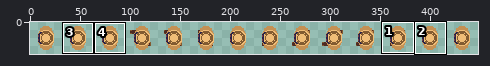
One commit to this sprite sheet: src/resources/wiseman.png. Above, an overview of the earlier version with the close-up marked.
Close-up. Before:
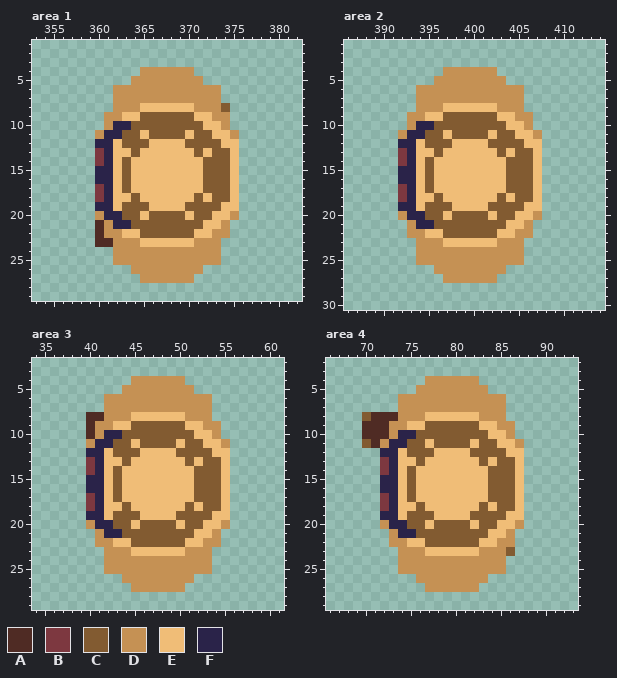
The file is 448x32 pixels. Shown: area 1: x 353..382, y 1..29; area 2: x 386..414, y 1..30; area 3: x 34..61, y 2..29; area 4: x 66..93, y 2..29. The commit also changed other parts of the picture, which this record leaves out.
Palette (. is transparent): A #4f2b24  B #7d3840  C #825b31  D #c59154  E #f0bd77  F #2a2349
Pixels before, area 1, first column x 360:
 4 .....DDDDDD.....
 5 ....DDDDDDDD....
 6 ..DDDDDDDDDDDD..
 7 ..DDDDDDDDDDDD..
 8 ..DDDEEEEEEDDDC.
 9 .DDEECCCCCCEEDD.
10 .DFFCCCCCCCCEED.
11 DFFCCECCCCECCEED
12 FFECCCEEEECCCCEE
13 BFEECEEEEEECECCE
14 BFECEEEEEEEECCCE
15 FFECEEEEEEEECCCE
16 FFECEEEEEEEECCCE
17 BFECEEEEEEEECCCE
18 BFEECEEEEEECECCE
19 FFECCCEEEECCCCEE
20 DFFCCECCCCECCEED
21 ADFFCCCCCCCCEED.
22 ADDEECCCCCCEEDD.
23 AADDDEEEEEEDDD..
24 ..DDDDDDDDDDDD..
25 ..DDDDDDDDDDDD..
26 ....DDDDDDDD....
27 .....DDDDDD.....
Pixels before, area 2, first column x 392:
 4 .....DDDDDD.....
 5 ....DDDDDDDD....
 6 ..DDDDDDDDDDDD..
 7 ..DDDDDDDDDDDD..
 8 ..DDDEEEEEEDDD..
 9 .DDEECCCCCCEEDD.
10 .DFFCCCCCCCCEED.
11 DFFCCECCCCECCEED
12 FFECCCEEEECCCCEE
13 BFEECEEEEEECECCE
14 BFECEEEEEEEECCCE
15 FFECEEEEEEEECCCE
16 FFECEEEEEEEECCCE
17 BFECEEEEEEEECCCE
18 BFEECEEEEEECECCE
19 FFECCCEEEECCCCEE
20 DFFCCECCCCECCEED
21 .DFFCCCCCCCCEED.
22 .DDEECCCCCCEEDD.
23 ..DDDEEEEEEDDD..
24 ..DDDDDDDDDDDD..
25 ..DDDDDDDDDDDD..
26 ....DDDDDDDD....
27 .....DDDDDD.....
Pixels before, area 3, first column x 40:
 4 .....DDDDDD.....
 5 ....DDDDDDDD....
 6 ..DDDDDDDDDDDD..
 7 ..DDDDDDDDDDDD..
 8 AADDDEEEEEEDDD..
 9 ADDEECCCCCCEEDD.
10 ADFFCCCCCCCCEED.
11 DFFCCECCCCECCEED
12 FFECCCEEEECCCCEE
13 BFEECEEEEEECECCE
14 BFECEEEEEEEECCCE
15 FFECEEEEEEEECCCE
16 FFECEEEEEEEECCCE
17 BFECEEEEEEEECCCE
18 BFEECEEEEEECECCE
19 FFECCCEEEECCCCEE
20 DFFCCECCCCECCEED
21 .DFFCCCCCCCCEED.
22 .DDEECCCCCCEEDD.
23 ..DDDEEEEEEDDD..
24 ..DDDDDDDDDDDD..
25 ..DDDDDDDDDDDD..
26 ....DDDDDDDD....
27 .....DDDDDD.....
Pixels before, area 4, first column x 70:
 4 .......DDDDDD.....
 5 ......DDDDDDDD....
 6 ....DDDDDDDDDDDD..
 7 ....DDDDDDDDDDDD..
 8 CAAADDDEEEEEEDDD..
 9 AAADDEECCCCCCEEDD.
10 AAADFFCCCCCCCCEED.
11 CADFFCCECCCCECCEED
12 ..FFECCCEEEECCCCEE
13 ..BFEECEEEEEECECCE
14 ..BFECEEEEEEEECCCE
15 ..FFECEEEEEEEECCCE
16 ..FFECEEEEEEEECCCE
17 ..BFECEEEEEEEECCCE
18 ..BFEECEEEEEECECCE
19 ..FFECCCEEEECCCCEE
20 ..DFFCCECCCCECCEED
21 ...DFFCCCCCCCCEED.
22 ...DDEECCCCCCEEDD.
23 ....DDDEEEEEEDDDC.
24 ....DDDDDDDDDDDD..
25 ....DDDDDDDDDDDD..
26 ......DDDDDDDD....
27 .......DDDDDD.....
The same view after the edit:
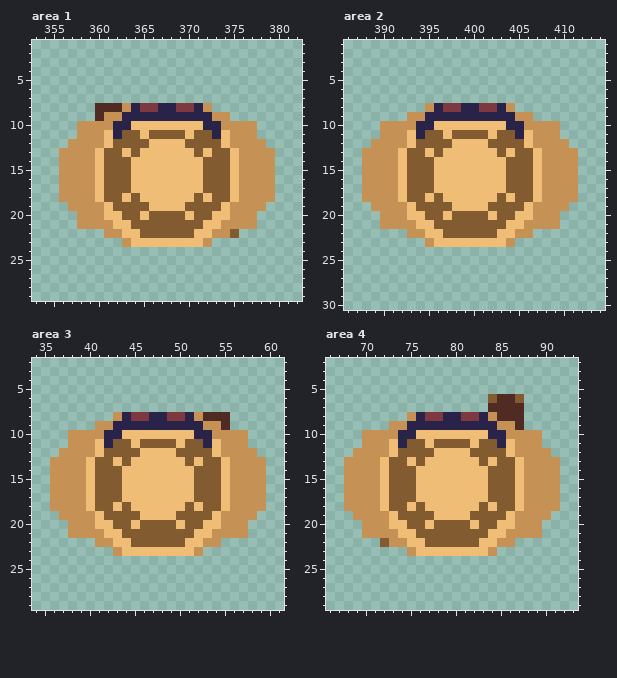
Difference:
Changed rows in their new state; - is an unchanged pixel.
Area 1:
first column x 356:
 4 ---------......---------
 5 --------........--------
 6 ------............------
 7 ------............------
 8 ----AAA-FBBFFBBF-..-----
 9 ----A--FFFFFFFFFF-------
10 --DDD---EEEEEEEEFF-DDD--
11 --DD-E-----------F--DD--
12 -DDDDEC------------DDDD-
13 DDDDECC-------------DDDD
14 DDDDECC-------------DDDD
15 DDDDECC-------------DDDD
16 DDDDECC-------------DDDD
17 DDDDECC-------------DDDD
18 DDDDECC-------------DDDD
19 -DDDDEC------------DDDD-
20 --DD-EE-------------DD--
21 --DDD-EE-----------DDD--
22 ----.--------------C----
23 ----...-E------E-.------
24 ------............------
25 ------............------
26 --------........--------
27 ---------......---------
Area 2:
first column x 388:
 4 ---------......---------
 5 --------........--------
 6 ------............------
 7 ------............------
 8 ------.-FBBFFBBF-.------
 9 -------FFFFFFFFFF-------
10 --DDD---EEEEEEEEFF-DDD--
11 --DD-E-----------F--DD--
12 -DDDDEC------------DDDD-
13 DDDDECC-------------DDDD
14 DDDDECC-------------DDDD
15 DDDDECC-------------DDDD
16 DDDDECC-------------DDDD
17 DDDDECC-------------DDDD
18 DDDDECC-------------DDDD
19 -DDDDEC------------DDDD-
20 --DD-EE-------------DD--
21 --DDD-EE-----------DDD--
23 ------.-E------E-.------
24 ------............------
25 ------............------
26 --------........--------
27 ---------......---------
Area 3:
first column x 36:
 4 ---------......---------
 5 --------........--------
 6 ------............------
 7 ------............------
 8 ----...-FBBFFBBF-AAA----
 9 ----.--FFFFFFFFFF--A----
10 --DDD---EEEEEEEEFF-DDD--
11 --DD-E-----------F--DD--
12 -DDDDEC------------DDDD-
13 DDDDECC-------------DDDD
14 DDDDECC-------------DDDD
15 DDDDECC-------------DDDD
16 DDDDECC-------------DDDD
17 DDDDECC-------------DDDD
18 DDDDECC-------------DDDD
19 -DDDDEC------------DDDD-
20 --DD-EE-------------DD--
21 --DDD-EE-----------DDD--
23 ------.-E------E-.------
24 ------............------
25 ------............------
26 --------........--------
27 ---------......---------
Area 4:
first column x 68:
 4 ---------......---------
 5 --------........--------
 6 ------..........CAAC----
 7 ------..........AAAA----
 8 --.....-FBBFFBBF-AAA----
 9 --...--FFFFFFFFFF--A----
10 --DDD---EEEEEEEEFF-DDD--
11 --DD-E-----------F--DD--
12 -DDDDEC------------DDDD-
13 DDDDECC-------------DDDD
14 DDDDECC-------------DDDD
15 DDDDECC-------------DDDD
16 DDDDECC-------------DDDD
17 DDDDECC-------------DDDD
18 DDDDECC-------------DDDD
19 -DDDDEC------------DDDD-
20 --DD-EE-------------DD--
21 --DDD-EE-----------DDD--
22 ----C-------------------
23 ------.-E------E-..-----
24 ------............------
25 ------............------
26 --------........--------
27 ---------......---------
Where, in picture pixels (left, top, right, bottom), the same in both close-ups:
changed: (59, 67, 275, 283)
changed: (362, 67, 578, 283)
changed: (50, 376, 266, 592)
changed: (344, 376, 560, 592)
